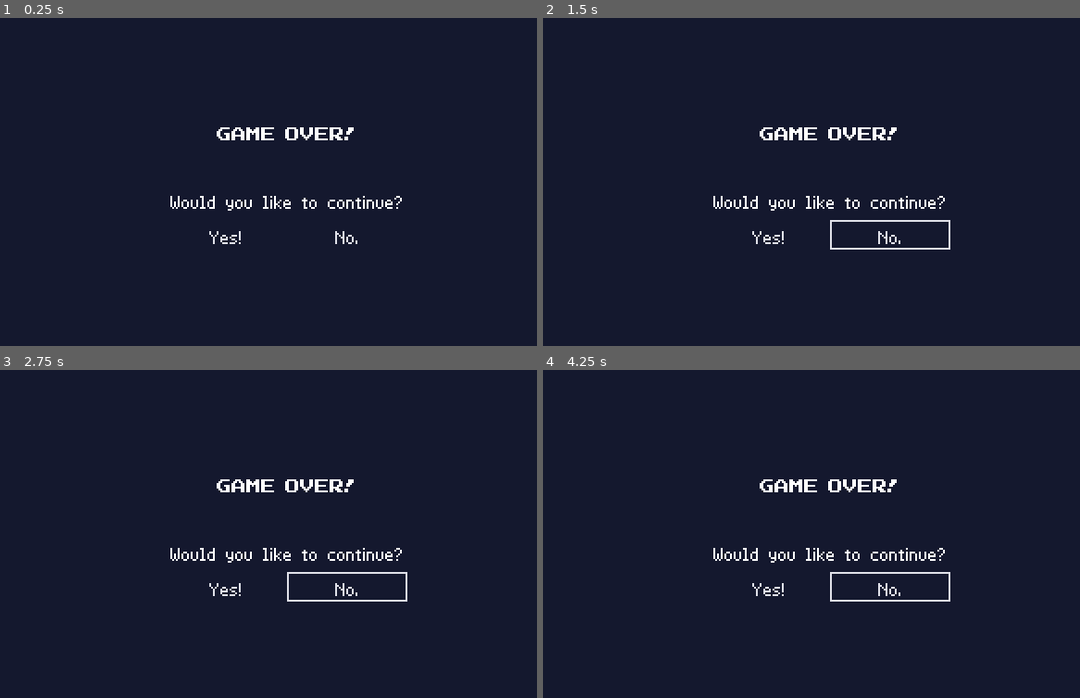
Above: before the commit, frames 1-4 (two rows, left to right).
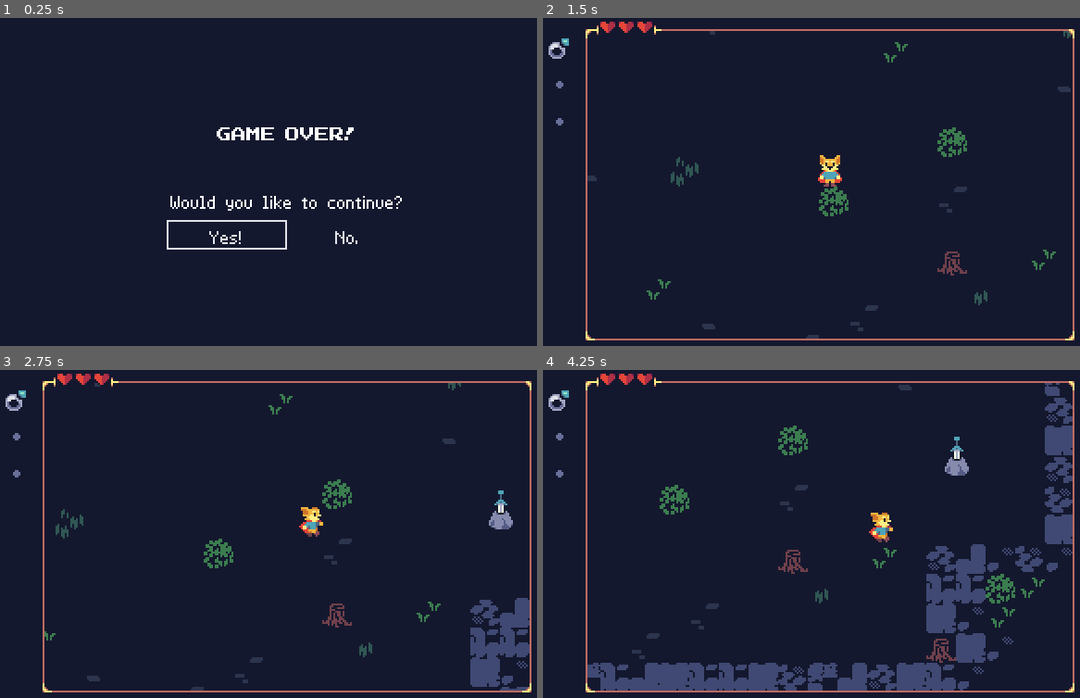
Above: after the commit, the same moments.

Repository: uheartbeast/retro-action-rpg
Game: Godot game, scene res://menus/game_over_menu.tscn
Two runs of this game, one before a commit and one after it. Both use one fixed random seed, a clock stepped at 60 frames per second and the inputs below. This scene is started directly instead of the project's main scene.
Inputs (mouse positions are in pixels of both pictures, inside the frame that each line leads up to):
- Up to frame 1 (0.25 s): no input
- Up to frame 2 (1.5 s): click "Yes!" at 0.5 s; click (892, 234) at 1.25 s, where only the run before the commit has a clickable "No."
- Up to frame 3 (2.75 s): move the mouse to (418, 520) at 2.02 s; press the mouse at (418, 520) at 2.03 s; hold Right (move_right) from 2.03 s (still down)
- Up to frame 4 (4.25 s): move the mouse to (709, 553) at 2.77 s; release Right (move_right) at 2.78 s; release the mouse at (709, 553) at 2.78 s; hold Down (move_down) 2.78-3.53 s; tap Z (misc) at 2.85 s; move the mouse to (886, 461) at 3.52 s; hold Right (move_right) from 3.53 s (still down); hold Right mouse button (right_mouse) from 3.53 s (still down)

The runs differ from the first frame. In frame 1, 0.3% of the frame differs, in the area x 31-54%, y 61-71%; in frame 2, 4.9%; in frame 3, 7.0%; in frame 4, 14%, in the area x 1-99%, y 1-99%.

Commit message:
154 - Game Over

Diff:
--- /dev/null
+++ b/menus/game_over_menu.gd
@@ -0,0 +1,15 @@
+extends ColorRect
+
+@onready var yes_button: Button = %YesButton
+@onready var no_button: Button = %NoButton
+
+func _ready() -> void:
+	yes_button.grab_focus()
+
+	yes_button.pressed.connect(func():
+		if SaveManager.has_save_file():
+			SaveManager.load_game()
+		else:
+			get_tree().change_scene_to_file("res://world.tscn")
+	)
+	no_button.pressed.connect(get_tree().quit)
--- a/menus/game_over_menu.tscn
+++ b/menus/game_over_menu.tscn
@@ -1,5 +1,6 @@
-[gd_scene load_steps=4 format=3 uid="uid://b8vjl0kckoo56"]
+[gd_scene load_steps=5 format=3 uid="uid://b8vjl0kckoo56"]
 
+[ext_resource type="Script" path="res://menus/game_over_menu.gd" id="1_1qwmb"]
 [ext_resource type="LabelSettings" uid="uid://bppl6q5h86o56" path="res://fonts/title_label_settings.tres" id="1_u3hs8"]
 [ext_resource type="LabelSettings" uid="uid://djw12prjnf8bd" path="res://fonts/paragraph_label_settings.tres" id="2_8h13u"]
 [ext_resource type="PackedScene" uid="uid://dpmm2jpe7hqft" path="res://ui/menu_button.tscn" id="3_c0dts"]
@@ -11,6 +12,7 @@
 grow_horizontal = 2
 grow_vertical = 2
 color = Color(0.0784314, 0.0941176, 0.180392, 1)
+script = ExtResource("1_1qwmb")
 
 [node name="CenterContainer" type="CenterContainer" parent="."]
 layout_mode = 1
--- a/world.gd
+++ b/world.gd
@@ -9,6 +9,10 @@
 	y_sort_enabled = true
 	RenderingServer.set_default_clear_color(Color("#14182e"))
 	Events.door_entered.connect(change_levels, CONNECT_DEFERRED)
+	hero.stats.no_health.connect(func():
+		await get_tree().create_timer(3.0).timeout
+		get_tree().change_scene_to_file("res://menus/game_over_menu.tscn")
+	)
 
 func set_level(level_scene_path: String) -> void:
 	current_level.queue_free()
